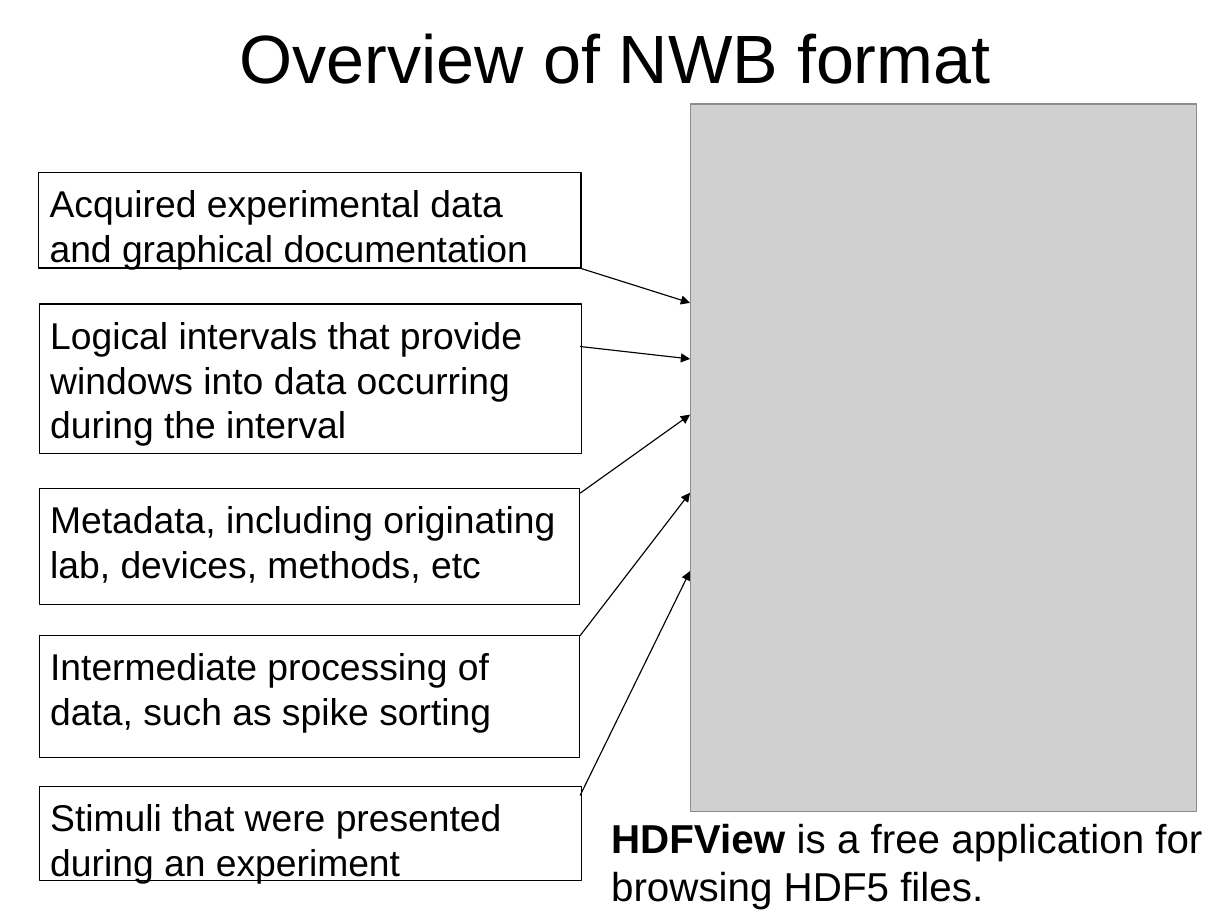
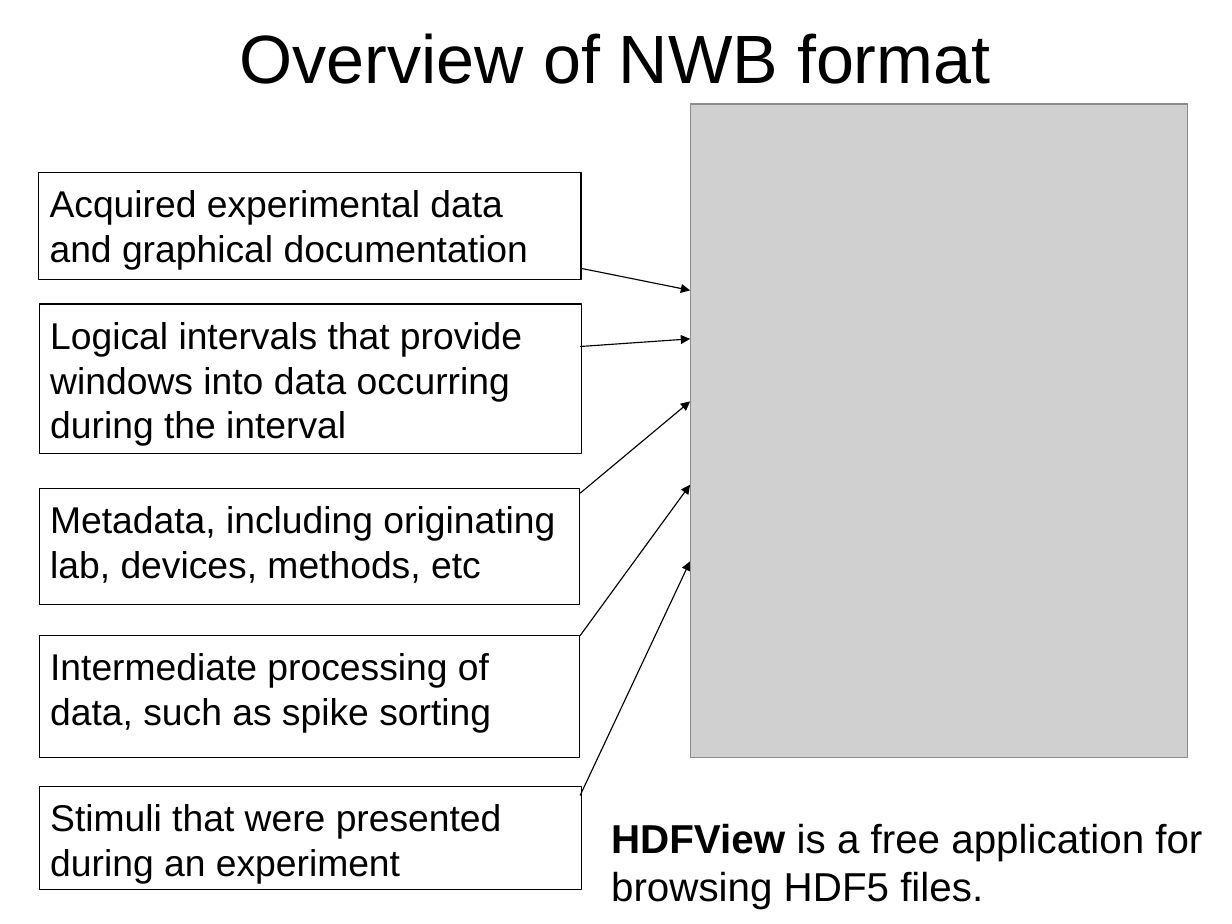
Before and after one commit to NeuralEnsemble/NeuroinformaticsTutorial, a slide deck: slide 3 of Part_1_Resources_for_computational_modellers/3_Analysis_tools/4_NWB.pptx (slide 4 before the commit). Drawn at 1232x924 pixels with LibreOffice and Linux fonts; fonts in the diff are those of the drawing; grey boxes stand for pictures. Boxes give left, top, right and bottom in pixels: in the first picture for what was removed or moved away, otherwise in the second. Text is boxed around its words. In the diff, an @@ line names an element or a change of style, - is before the commit and + after.

```diff
--- a/Part_1_Resources_for_computational_modellers/3_Analysis_tools/4_NWB.pptx
+++ b/Part_1_Resources_for_computational_modellers/3_Analysis_tools/4_NWB.pptx
@@ picture: place and size @@
-picture at [691,104,1197,812]
+picture at [691,104,1188,758]
@@ rectangle "Acquired experimental data and graphical ...": place and size @@
-rectangle "Acquired experimental data and graphical ..." at [39,172,581,268]
+rectangle "Acquired experimental data and graphical ..." at [39,172,581,279]
@@ arrow moved from (580, 268) - (691, 303) to (580, 268) - (691, 291) @@
@@ arrow moved from (580, 347) - (691, 359) to (580, 347) - (691, 339) @@
@@ arrow moved from (580, 493) - (691, 415) to (580, 493) - (691, 401) @@
@@ arrow moved from (580, 636) - (691, 493) to (580, 636) - (691, 485) @@
@@ arrow moved from (580, 796) - (691, 571) to (580, 796) - (691, 561) @@
@@ rectangle "Stimuli that were presented during ...": place and size @@
-rectangle "Stimuli that were presented during ..." at [39,787,581,881]
+rectangle "Stimuli that were presented during ..." at [39,787,581,891]
```
Also in this commit, not shown: 2 other slides changed, 8 other files.
